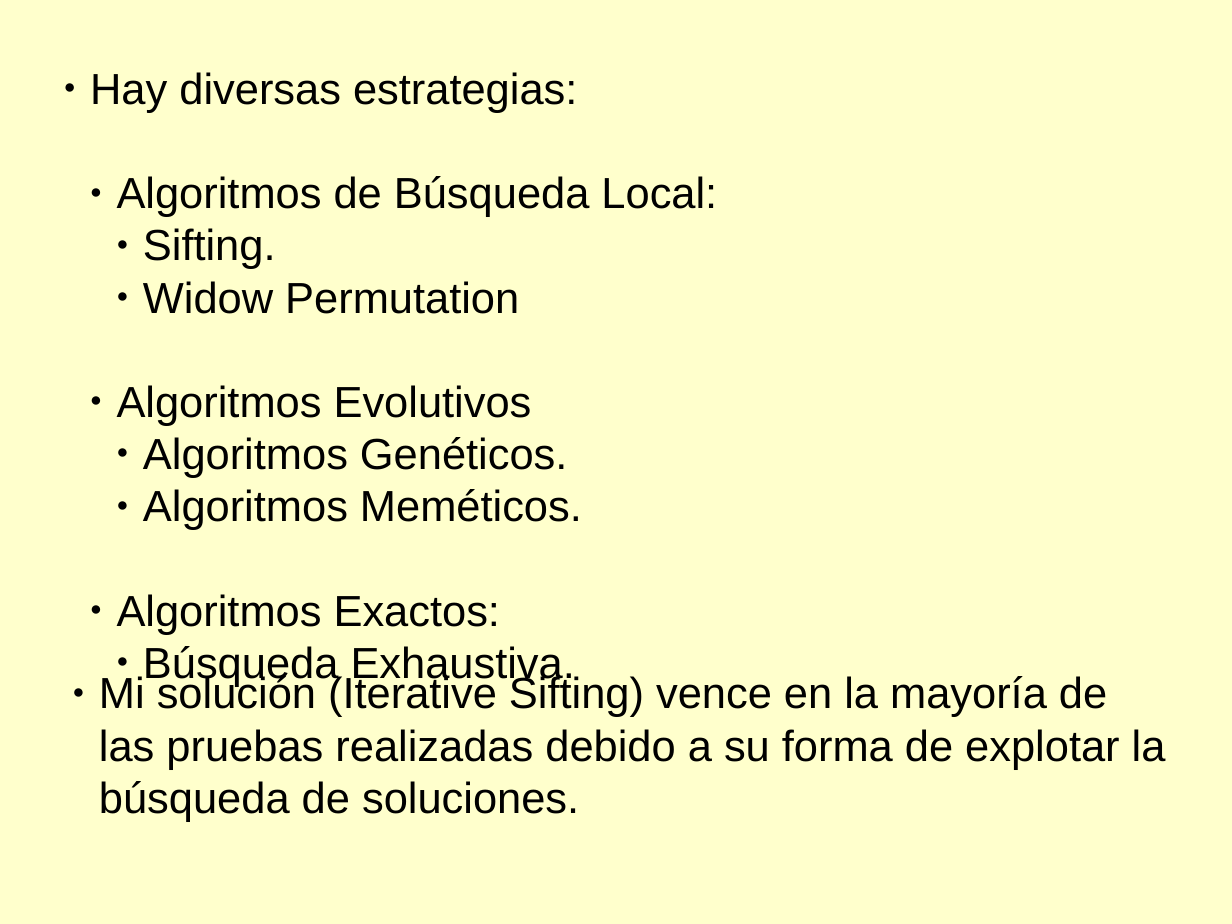
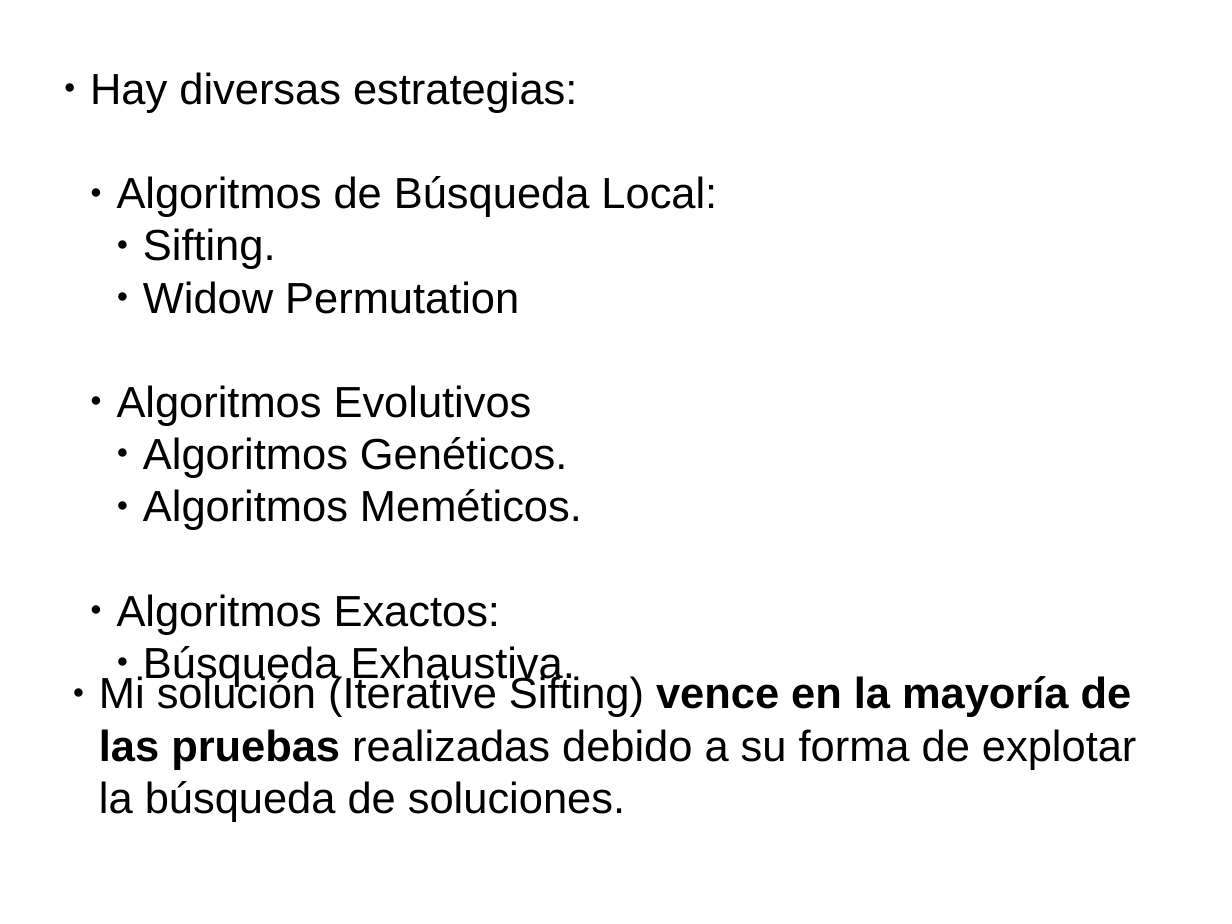
Before and after one commit to diegojromerolopez/djbdd, a slide deck: slide 22 of doc/presentacion.odp. Drawn at 1232x924 pixels with LibreOffice and Linux fonts; fonts in the diff are those of the drawing. Boxes give left, top, right and bottom in pixels: in the first picture for what was removed or moved away, otherwise in the second. Text is boxed around its words. In the diff, an @@ line names an element or a change of style, - is before the commit and + after.

```diff
--- a/doc/presentacion.odp
+++ b/doc/presentacion.odp
@@ background #FFFFCC to #FFFFFF @@
@@ text "Mi solución (Iterative Sifting) vence ..." at (99,674,1136,822): bold on in "vence en la mayoría de las pruebas" @@
```
Also in this commit, not shown: 22 other slides changed, 3 slides added, 2 slides removed, 3 other files.
